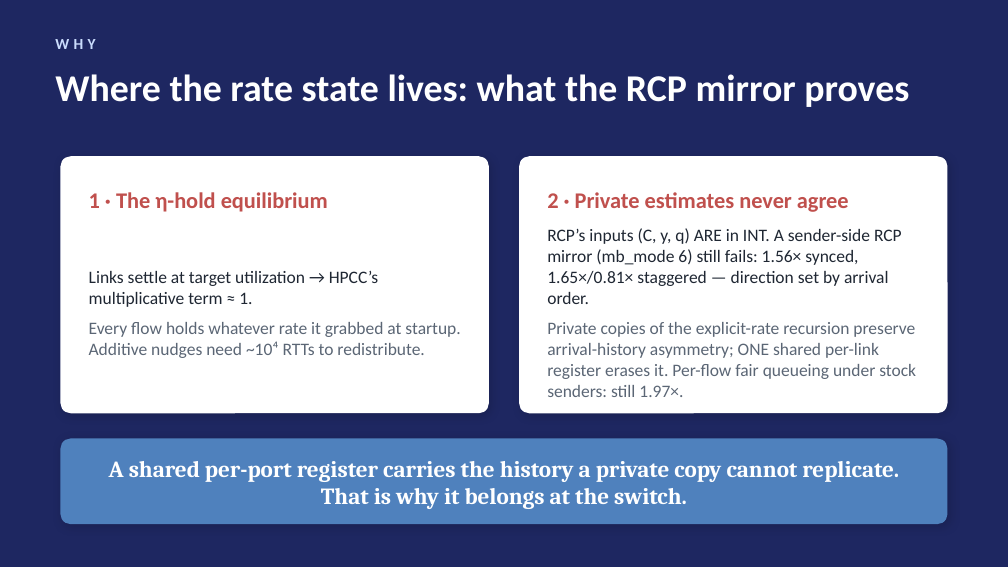
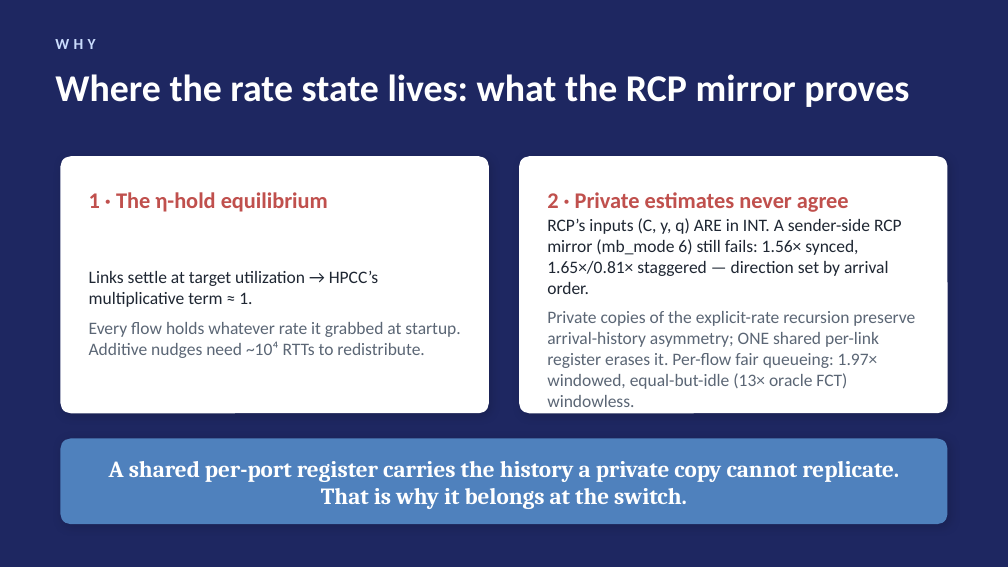
Before and after one commit to UNOCourseDemo/hpcc-fs, a slide deck: slide 8 of examples/hpcc/hpcc-fs/talk/ipccc2026-talk.pptx. Drawn at 1008x567 pixels with LibreOffice and Linux fonts; fonts in the diff are those of the drawing. Boxes give left, top, right and bottom in pixels: in the first picture for what was removed or moved away, otherwise in the second. Text is boxed around its words. In the diff, an @@ line names an element or a change of style, - is before the commit and + after.

Commit message:
round-4: decouple adopted-rate floor from cold-start (fs_min_rate); FQ ablations correct round-3 claim
- reviewer-caught design flaw: HandleAckFs clamped adopted rate to the 1G
  cold-start, making N <= C/1G a hard incast bound; S=64 PFC storm was
  floor-induced overload (2,045 pauses / 142 ms), not startup transient
- fs_min_rate knob (default 100 Mb/s): PFC 0 through S=128, rates reach
  182 Mb/s at S=64; ~2x stock FCT at S>=64 is the honest residual
- FQ ablations: windowless HPCC + per-flow DRR equalizes (0.997x) but at
  13.6x oracle FCT (equal-but-idle); windowed 1.97x; claim corrected to
  'scheduling enforces equality; the allocation needs a rate signal'
- k=6 saturating refreshed (42.9 -> 36.7 ms, -11% padded-header control);
  fairness suites reproduce exactly under the new floor
- algorithms disambiguate R_start vs R_floor; abstract carries the
  5-13% / 21-39% dual range; both PDFs 10pp

```diff
--- a/examples/hpcc/hpcc-fs/talk/ipccc2026-talk.pptx
+++ b/examples/hpcc/hpcc-fs/talk/ipccc2026-talk.pptx
@@ text at (x1=547, y1=311, x2=915, y2=407): text changed @@
-Private copies of the explicit-rate recursion preserve arrival-history asymmetry; ONE shared per-link register erases it. Per-flow fair queueing under stock senders: still 1.97×.
+Private copies of the explicit-rate recursion preserve arrival-history asymmetry; ONE shared per-link register erases it. Per-flow fair queueing: 1.97× windowed, equal-but-idle (13× oracle FCT) windowless.
```
Also in this commit, not shown: 1 other slide changed, 15 other files.
